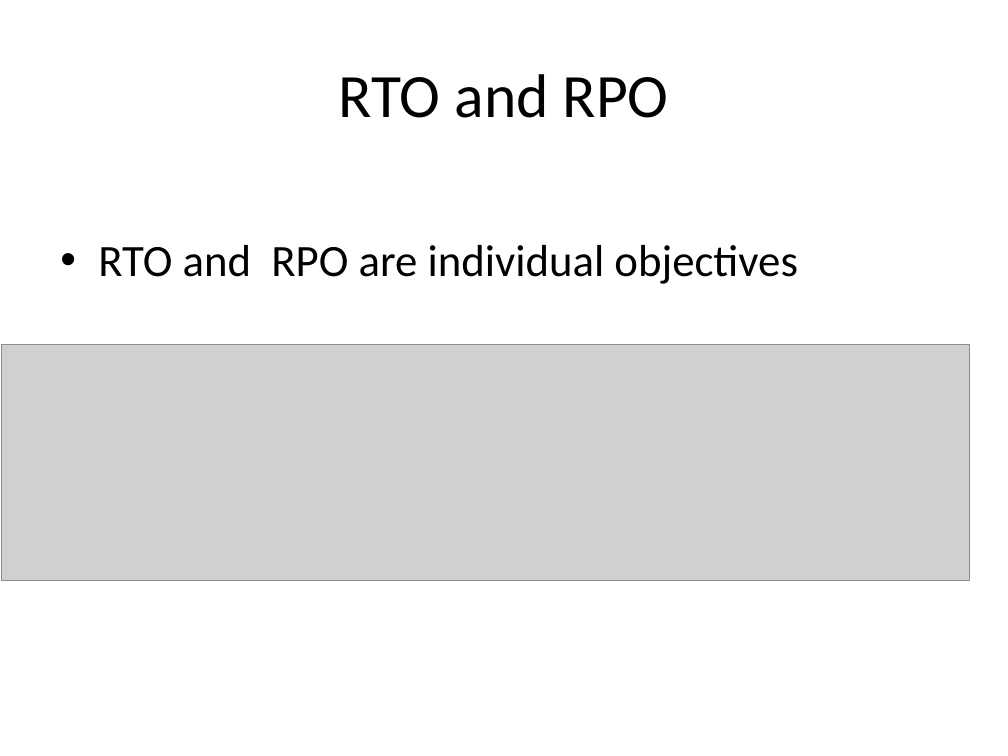
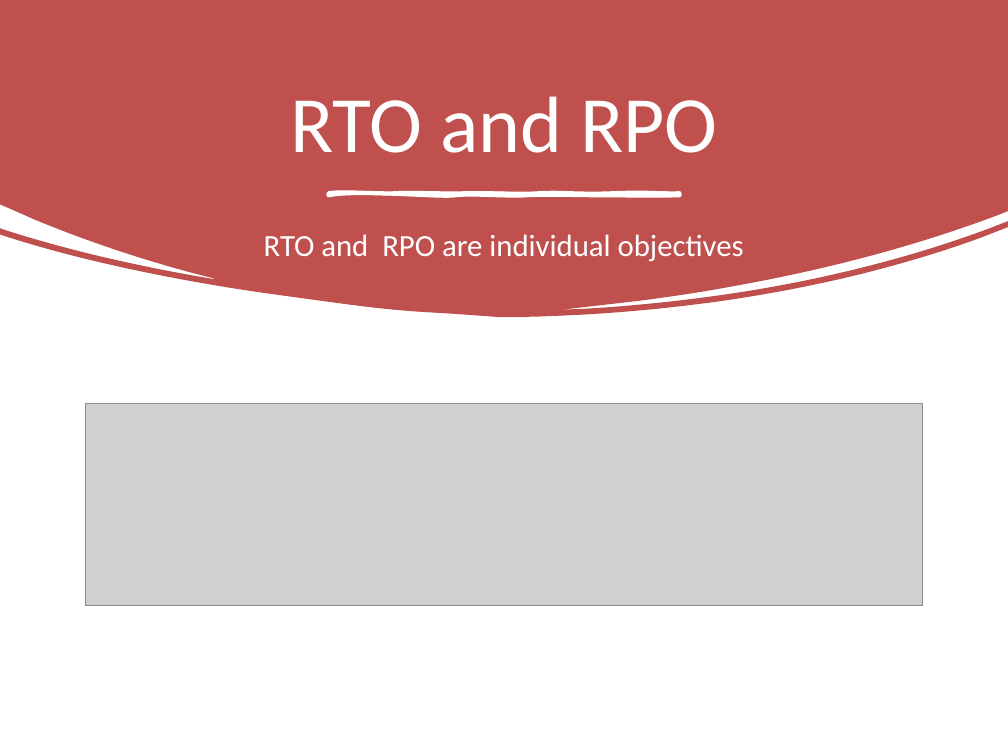
Before and after one commit to SannioEvolution/Material, a slide deck: slide 35 of 18 - Major Causes of Maintenance Problems- Infrastructure code smells.pptx (slide 32 before the commit). Drawn at 1008x756 pixels with LibreOffice and Linux fonts; fonts in the diff are those of the drawing; grey boxes stand for pictures. Boxes give left, top, right and bottom in pixels: in the first picture for what was removed or moved away, otherwise in the second. Text is boxed around its words. In the diff, an @@ line names an element or a change of style, - is before the commit and + after.

```diff
--- a/18 - Major Causes of Maintenance Problems- Infrastructure code smells.pptx
+++ b/18 - Major Causes of Maintenance Problems- Infrastructure code smells.pptx
@@ freeform shape added at [0, 0, 1008, 318], fill #C0504D @@
@@ title "RTO and RPO": place and size @@
-title "RTO and RPO" at [339, 74, 669, 118]
+title "RTO and RPO" at [290, 96, 717, 153]
@@ title "RTO and RPO" at [290, 96, 717, 153]: size 44 to 57 pt, text colour #000000 to #FFFFFF; line spacing 1 to 0.9 @@
@@ freeform shape added at [329, 194, 679, 196], fill #FFFFFF, outline #FFFFFF 3 pt @@
@@ text "RTO and RPO are individual ...": place and size @@
-text "RTO and RPO are individual ..." at [98, 245, 798, 284]
+text "RTO and RPO are individual ..." at [264, 234, 744, 262]
@@ text "RTO and RPO are individual ..." at [264, 234, 744, 262]: size 32 to 22 pt, text colour #000000 to #FFFFFF; alignment left to centre; bullet • to none; line spacing 1 to 0.9; more space between paragraphs; vertical alignment top to middle @@
@@ picture: place and size @@
-picture at [2, 345, 970, 582]
+picture at [86, 403, 922, 606]
```
Also in this commit, not shown: 6 other slides changed, 4 slides added, 2 slides removed.
